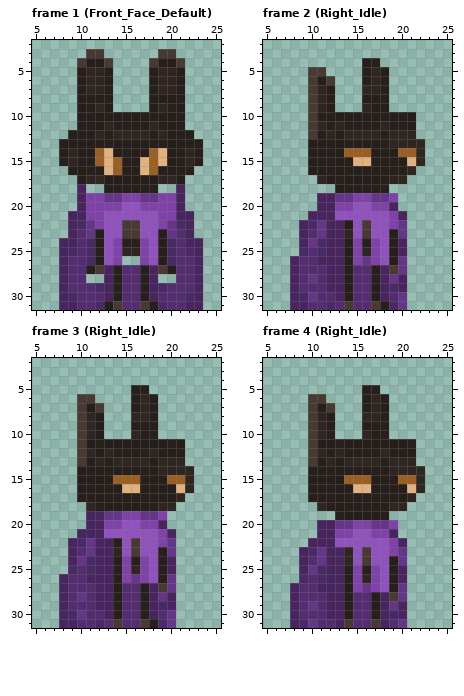
Edited in one commit: pixel-art file (assets/Aseprite/Character_Sprites/character.aseprite). The picture above was drawn from the file before the commit.
32x32 pixels, 8 frames. Colours within 5 levels of each other are drawn and written as one. Shown: frame 1 (Front_Face_Default): x 5..25, y 2..31; frame 2 (Right_Idle): x 5..25, y 2..31; frame 3 (Right_Idle): x 5..25, y 2..31; frame 4 (Right_Idle): x 5..25, y 2..31. The commit also changed other frames, which this record leaves out.
The same view after the edit:
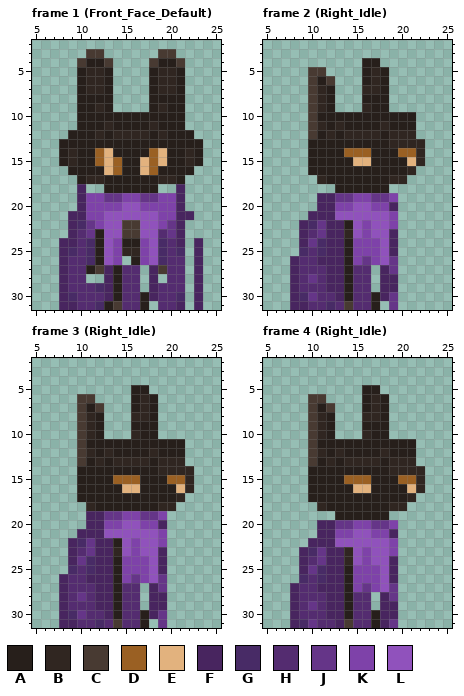
Palette (. is transparent): A #271f1b  B #302621  C #483a32  D #9a6023  E #e2b27e  F #48255f  G #482b66  H #542c70  J #653588  K #7e42a9  L #9052bc
The commit says: Walking animation
Changes in this commit:
Frame 1 (Front_Face_Default), layers "Back_Cloak", "Legs_C":
The edit adds colour A in row 26 at x 16.
Colour C gives way to colour A in row 31 at x 17.
Colour G gives way to colour F in row 22 at x 21.
Colour H gives way to colour F in rows 23 to 24 at x 21; in row 31 at x 21.
Colour A gives way to colour G in rows 24 to 26 at x 19.
Colour H gives way to colour G in row 25 at x 21; in row 30 at x 21.
The edit adds colour H in row 28 at x 20.
Colour A gives way to colour H in row 23 at x 19; in row 27 at x 20.
Colour G gives way to colour H in rows 24 to 26 at x 20; in row 29 at x 19; in row 31 at x 19.
The author cleared colour A in rows 27 to 29 at x 17; in row 31 at x 18.
The author cleared colour F in rows 22 to 24 at x 22; in row 31 at x 22.
The author cleared colour G in row 25 at x 22; in row 30 at x 22.
The author cleared colour H in rows 26 to 29 at x 22.
Frame 2 (Right_Idle), layers "Front_Cloak", "Back_Cloak", "Legs_C":
Colour C gives way to colour A in row 31 at x 17.
Colour A gives way to colour F in rows 23 to 25 at x 19.
Colour G gives way to colour F in row 29 at x 19.
Colour J gives way to colour F in row 28 at x 19.
Colour A gives way to colour J in row 26 at x 19.
Colour C gives way to colour J in row 27 at x 19.
Colour G gives way to colour J in row 31 at x 19.
Colour H gives way to colour J in row 30 at x 19.
Colour A gives way to colour K in row 24 at x 16.
Colour B gives way to colour K in row 25 at x 16.
Colour C gives way to colour K in rows 22 to 23 at x 16.
The author cleared colour A in rows 27 to 29 at x 17; in row 31 at x 18.
The author cleared colour F in row 21 at x 20; in rows 24 to 25 at x 20; in rows 28 to 29 at x 20.
The author cleared colour J in rows 22 to 23 at x 20; in rows 26 to 27 at x 20; in rows 30 to 31 at x 20.
Frame 3 (Right_Idle), layers "Front_Cloak", "Back_Cloak", "Legs_C": the same change as frame 2 (Right_Idle)
Frame 4 (Right_Idle), layers "Front_Cloak", "Back_Cloak", "Legs_C":
Colour C gives way to colour A in row 31 at x 17.
Colour A gives way to colour F in rows 24 to 26 at x 19.
Colour G gives way to colour F in row 30 at x 19.
Colour J gives way to colour F in row 29 at x 19.
Colour A gives way to colour J in row 27 at x 19.
Colour C gives way to colour J in row 28 at x 19.
Colour H gives way to colour J in row 31 at x 19.
Colour A gives way to colour K in row 25 at x 16.
Colour B gives way to colour K in row 26 at x 16.
Colour C gives way to colour K in rows 23 to 24 at x 16.
The author cleared colour A in rows 28 to 29 at x 17.
The author cleared colour F in row 22 at x 20; in rows 25 to 26 at x 20; in rows 29 to 30 at x 20.
The author cleared colour J in rows 23 to 24 at x 20; in rows 27 to 28 at x 20; in row 31 at x 20.
Changed places in both pictures, as pixel boxes (x1, y1, x2, y2):
changed: (131, 220, 194, 310)
changed: (362, 211, 407, 310)
changed: (131, 529, 176, 628)
changed: (362, 538, 407, 628)
